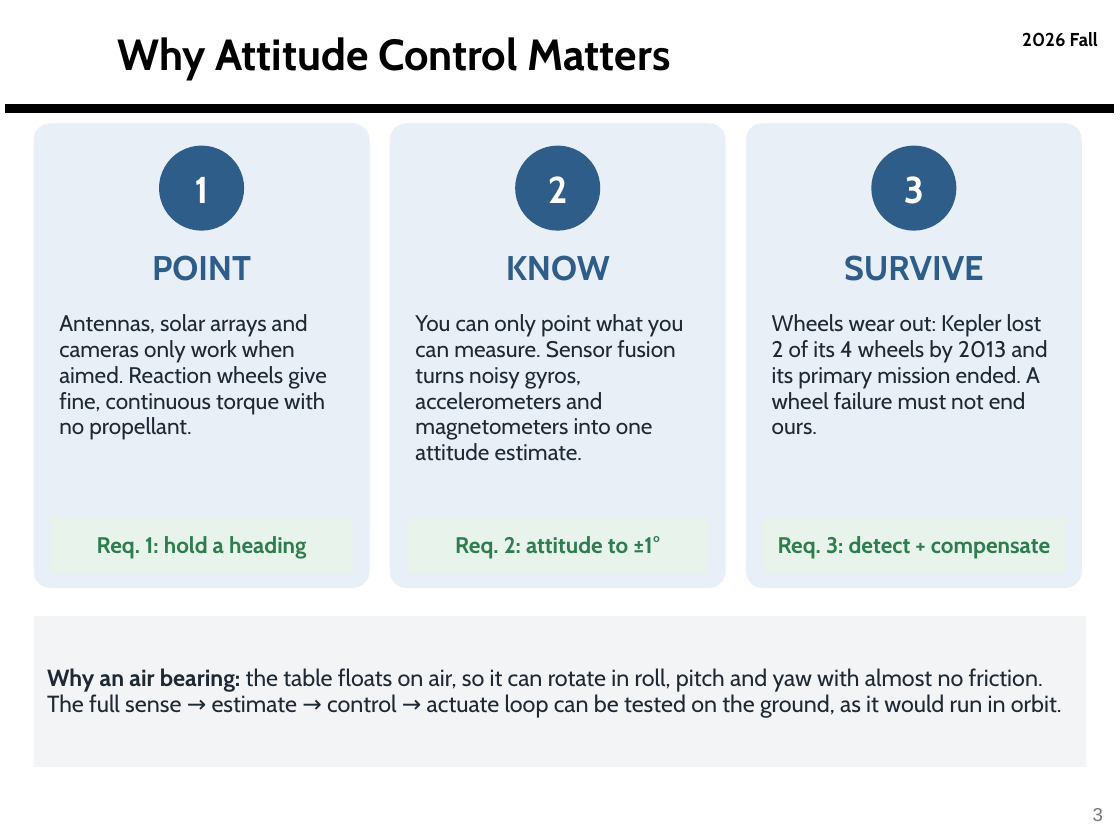
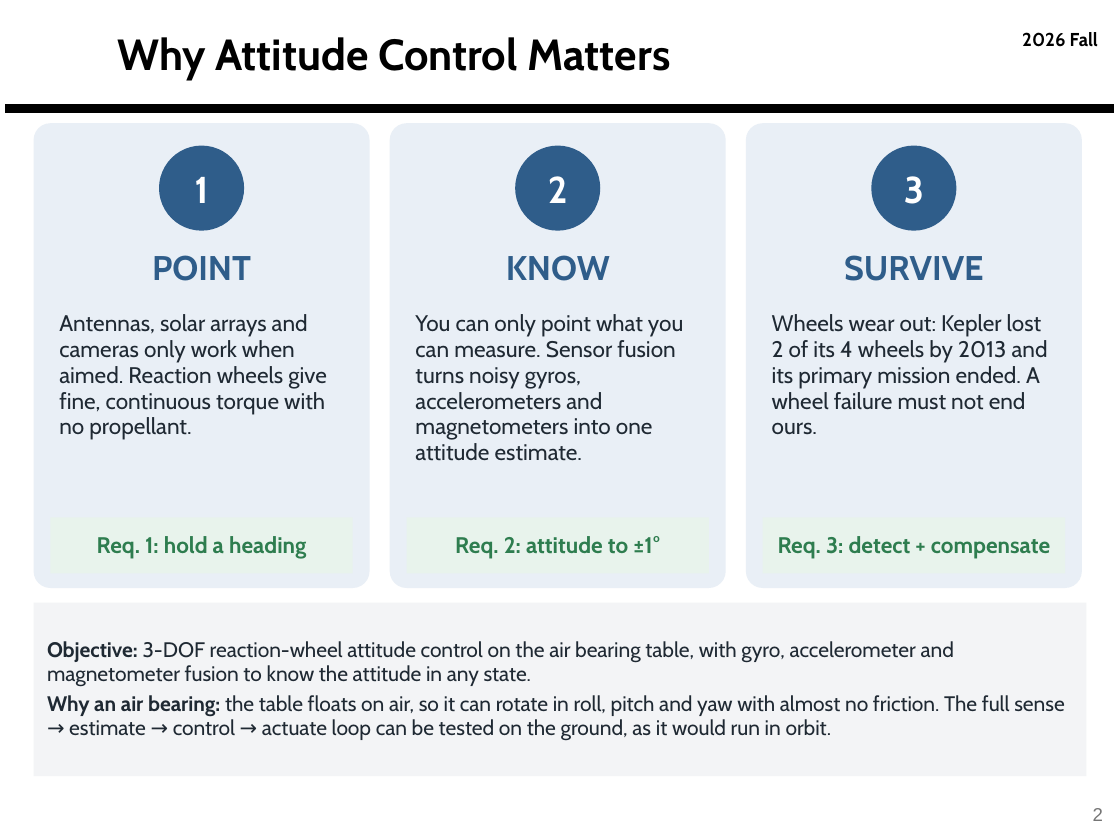
Before and after one commit to derek-weissinger-usafa/Astro-331-Lab-8, a slide deck: slide 2 of Reports/Astro 331 Lab 8_2_3 Body Final Pres.pptx (slide 3 before the commit). Drawn at 1120x840 pixels with LibreOffice and Linux fonts; fonts in the diff are those of the drawing; background and template pictures are left out. Boxes give left, top, right and bottom in pixels: in the first picture for what was removed or moved away, otherwise in the second. Text is boxed around its words. In the diff, an @@ line names an element or a change of style, - is before the commit and + after.

```diff
--- a/Reports/Astro 331 Lab 8_2_3 Body Final Pres.pptx
+++ b/Reports/Astro 331 Lab 8_2_3 Body Final Pres.pptx
@@ rectangle "Objective: 3-DOF reaction-wheel attitude control ...": place and size @@
-rectangle "Objective: 3-DOF reaction-wheel attitude control ..." at [34,616,1086,767]
+rectangle "Objective: 3-DOF reaction-wheel attitude control ..." at [34,603,1086,776]
@@ text in rectangle at [47,641,954,687]: paragraph added @@
+Objective: 3-DOF reaction-wheel attitude control on the air bearing table, with gyro, accelerometer and magnetometer fusion to know the attitude in any state.
@@ text in rectangle at [47,695,1064,741]: size 15 to 13.5 pt in "Why an air bearing: the table floats ..." @@
@@ page number at [1093,808,1103,821]: text changed @@
-3
+2
```
Also in this commit, not shown: 13 other slides changed, 2 slides added, 1 other file.
